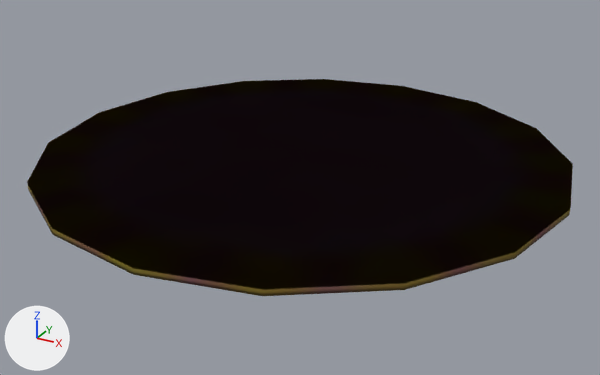
The glTF model Unpack/4.0.0/romfs/arc/data.trpfs/virtual_converted/field_graphic/common_model/a_com_house_obj/a_com_house_a01_mat01_circle_plaid/a_com_house_a01_mat01_circle_plaid.gltf as it was, and as the next commit left it.
Camera for both pictures: a 50 mm lens placed at (1.437, -2.631, 1.199), pointed at (0.016, -0.046, -0.093). The axes (+X, +Y, +Z) are drawn at lower left. The lights are the same throughout. The first picture is the older version. Where no turn or scale is listed for an object, it has been applied to the vertices.

In view in the first picture: 'um_a_com_house_a01_mat01_model_a_com_house_a01_mat01_modelShape:a_com_house_a01_mat01_01', 'um_a_com_house_a01_mat01_model_a_com_house_a01_mat01_modelShape:a_com_house_a01_mat01_transparent02', 'um_a_com_house_a01_mat01_model_a_com_house_a01_mat01_modelShape:a_com_house_a01_mat01_transparent03', 'um_a_com_house_a01_mat01_model_a_com_house_a01_mat01_modelShape:a_com_house_a01_mat01_transparent04' and 1 more.
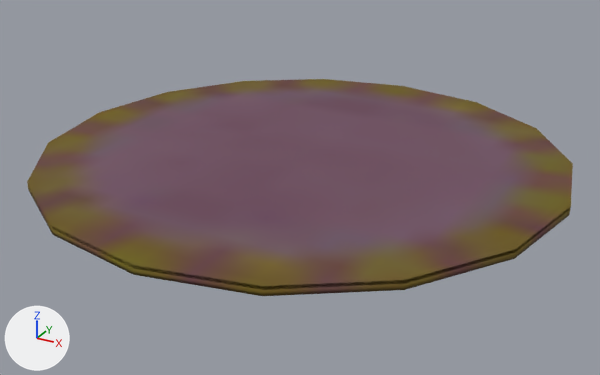
What changed in the scene script:
```text
Change mat_a_com_house_a01_mat01_transparent04:
    remove n5 = _N.new('ShaderNodeNormalMap'); n5.name = 'Normal Map'
    remove n5.uv_map = 'UVMap'
    remove n6 = _N.new('ShaderNodeTexImage'); n6.name = 'Image Texture.002'
    remove n6.image = img_a_com_house_a01_mat01_transparent01_nrm_png
    remove n6.extension = 'EXTEND'
    where n0 = _N.new('ShaderNodeBsdfPrincipled'); n0.name = 'Principled BSDF'
    remove _L.new(n5.outputs[0], n0.inputs[5])  # 'Normal' to 'Normal'
    remove _L.new(n6.outputs[0], n5.inputs[1])  # 'Color' to 'Color'
```

Boxes (x1, y1, x2, y2) around the edits, measured in the pictures (600 x 375 px):
'um_a_com_house_a01_mat01_model_a_com_house_a01_mat01_modelShape:a_com_house_a01_mat01_transparent04', surface changed (black to brown): (27, 79, 573, 286) in both
